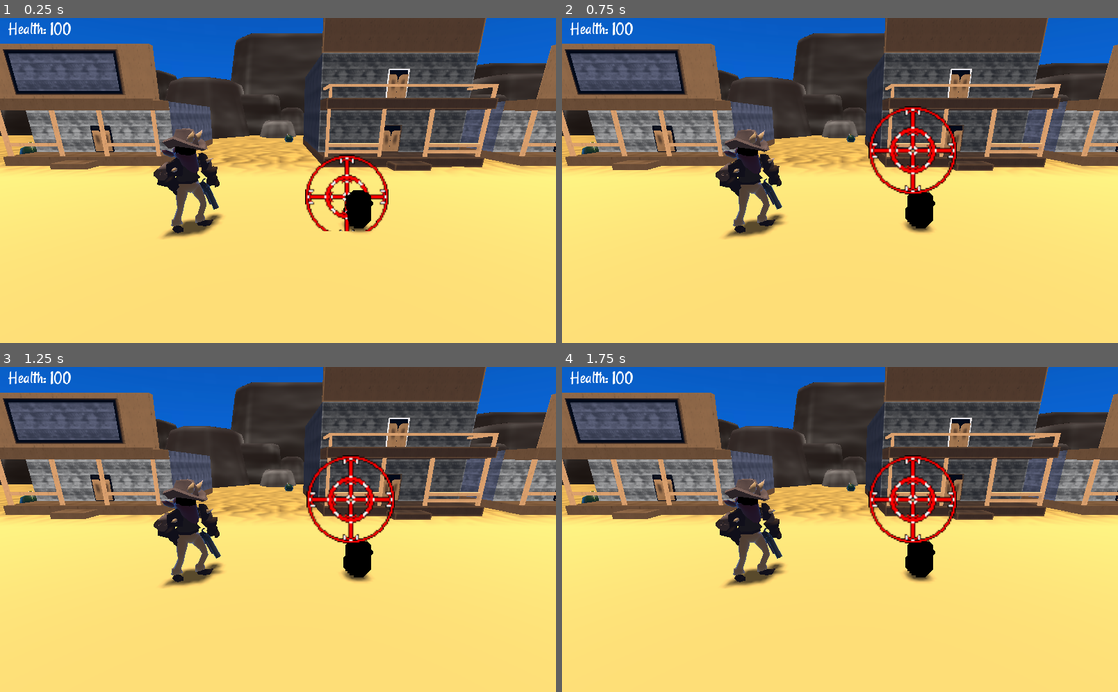
Above: before the commit, frames 1-4 (two rows, left to right).
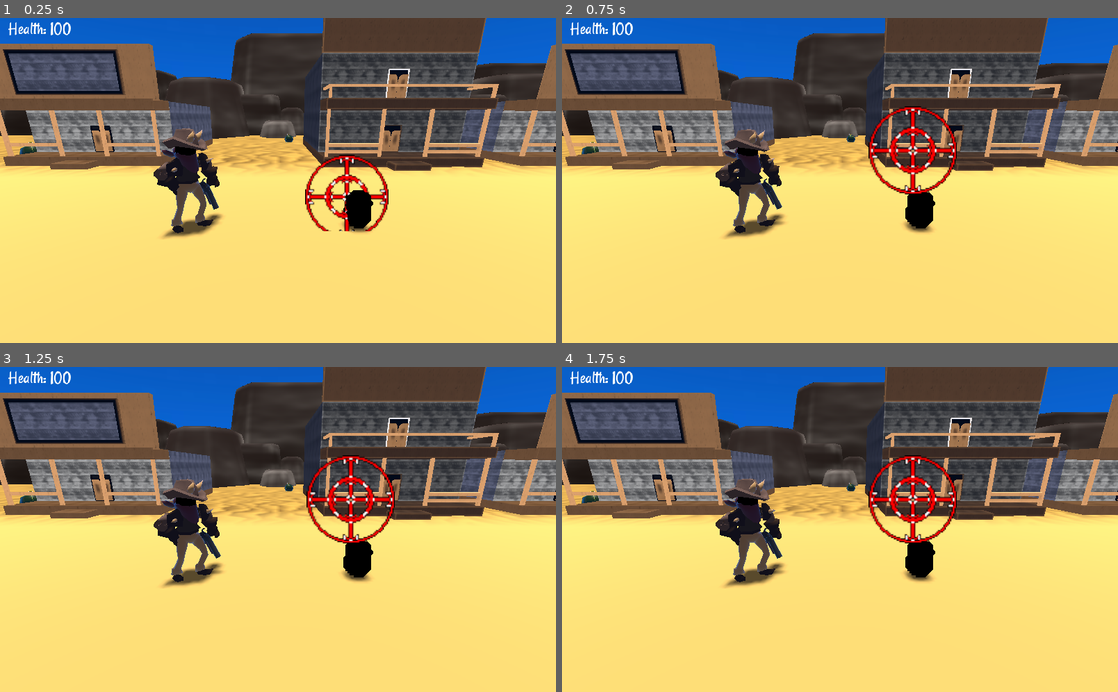
Above: after the commit, the same moments.

Repository: id-be/GMTK2022
Game: Godot game, scene res://Scenes/Town.tscn
The game is run twice, just before and just after one commit, with the same random seed, the same clock (stepped at 60 frames per second) and the same inputs. This scene is started directly instead of the project's main scene.
Inputs (mouse positions are in pixels of both pictures, inside the frame that each line leads up to):
- Up to frame 1 (0.25 s): no input
- Up to frame 2 (0.75 s): move the mouse to (962, 164) at 0.52 s; click (962, 164) at 0.6 s
- Up to frame 3 (1.25 s): no input
- Up to frame 4 (1.75 s): move the mouse to (728, 545) at 1.27 s; click (728, 545) at 1.35 s

Frame 1 is identical in both runs. In frame 2, less than 0.1% of the frame differs, in the area x 3-94%, y 35-47%; in frame 3, less than 0.1%; in frame 4, less than 0.1%.

Commit message:
added bullet loading

Diff:
--- a/Scenes/3DGuy.tscn
+++ b/Scenes/3DGuy.tscn
@@ -1,12 +1,15 @@
-[gd_scene load_steps=6 format=2]
+[gd_scene load_steps=8 format=2]
 
 [ext_resource path="res://Scenes/AcePlayer.tscn" type="PackedScene" id=1]
 [ext_resource path="res://Scripts/3DGuy.gd" type="Script" id=2]
 [ext_resource path="res://Assets/2D/Sprites/Defaults/Crosshair.png" type="Texture" id=3]
-[ext_resource path="res://Scenes/D6.tscn" type="PackedScene" id=4]
+[ext_resource path="res://Scenes/Presets/d6.tscn" type="PackedScene" id=4]
+[ext_resource path="res://Scripts/D6.gd" type="Script" id=5]
 
 [sub_resource type="CylinderShape" id=1]
 radius = 0.5
+
+[sub_resource type="PlaneMesh" id=2]
 
 [node name="3DGuy" type="Spatial"]
 transform = Transform( -4.37114e-08, 0, 1, 0, 1, 0, -1, 0, -4.37114e-08, 0, 0, 0 )
@@ -48,17 +51,34 @@
 
 [node name="AmmoLoad" type="Node" parent="."]
 
-[node name="D6-1" parent="AmmoLoad" instance=ExtResource( 4 )]
-transform = Transform( 1, 0, 0, 0, 1, 0, 0, 0, 1, 0, -22.6825, 0 )
+[node name="d6_1" parent="AmmoLoad" instance=ExtResource( 4 )]
+transform = Transform( 1, 0, 0, 0, 1, 0, 0, 0, 1, 6.074, -7, -17.663 )
+script = ExtResource( 5 )
 
 [node name="InAir" type="Node" parent="."]
 
 [node name="AmmoPool" type="Node" parent="."]
 
-[node name="D6-2" parent="AmmoPool" instance=ExtResource( 4 )]
-transform = Transform( 1, 0, 0, 0, 1, 0, 0, 0, 1, 0, -22.6825, 0 )
-visible = false
+[node name="d4" type="Node" parent="AmmoPool"]
+
+[node name="d6" type="Node" parent="AmmoPool"]
+
+[node name="d6_2" parent="AmmoPool/d6" instance=ExtResource( 4 )]
+transform = Transform( 1, 0, 0, 0, 1, 0, 0, 0, 1, 0, -7, -18.271 )
+
+[node name="d8" type="Node" parent="AmmoPool"]
+
+[node name="d10" type="Node" parent="AmmoPool"]
+
+[node name="d12" type="Node" parent="AmmoPool"]
+
+[node name="d20" type="Node" parent="AmmoPool"]
 
 [node name="Inventory" type="Node" parent="."]
 
+[node name="MeshInstance" type="MeshInstance" parent="."]
+transform = Transform( 28.7146, 0, 0, 0, 28.7146, 0, 0, 0, 28.7146, 0, -8, 0 )
+mesh = SubResource( 2 )
+material/0 = null
+
 [connection signal="timeout" from="ShotTimer" to="." method="_on_ShotTimer_timeout"]
--- a/Scripts/3DGuy.gd
+++ b/Scripts/3DGuy.gd
@@ -4,6 +4,8 @@
 var l := 0.0
 var last_child = null
 var going_up = null
+var my_boy = null
+var my_pool = null
 export var aimspeed = 10.0
 
 onready var gun_barrel = $GunBarrel
@@ -20,7 +22,7 @@
 		aim_curve.add_point(child.translation)
 		last_child = child.translation.y
 	$AimPath.set_curve(aim_curve)
-	print(last_child)
+#	print(last_child)
 
 func _physics_process(delta: float) -> void:
 	if !shooting:
@@ -48,25 +50,51 @@
 func randomize_crosshair():
 	pass
 
+func load_bullets(bullets):
+	for bullet in bullets:
+		match bullet:
+			"d4":
+				my_pool = $AmmoPool/d4
+			"d6":
+				my_pool = $AmmoPool/d6
+			"d8":
+				my_pool = $AmmoPool/d8
+			"d10":
+				my_pool = $AmmoPool/d10
+			"d12":
+				my_pool = $AmmoPool/d12
+			"d20":
+				my_pool = $AmmoPool/d20
+			_:
+				pass
+		my_boy = my_pool.get_child(0)
+		my_pool.remove_child(my_boy)
+		$AmmoPool.add_child(my_boy)
+		my_boy.set_owner($AmmoLoad)
+
 func shot_check():
 	if $Crosshair/CrossArea.get_overlapping_bodies().empty() != true:
 		shoot_dice()
 	$ShotTimer.start()
 
 func shoot_dice():
-
-	for die in ammo_load.get_children():
-		die.global_transform.origin = gun_barrel.global_transform.origin
-		die.linear_velocity = Vector3.ZERO
-		# Here is where we apply the force
-#		print($Crosshair.translation)
-		#var shot_dir = Vector3(5, 0,0)
-		#var shot_dir = Vector3($Crosshair/CrossArea.translation.z - gun_barrel.translation.z, $Crosshair/CrossArea.translation.y - gun_barrel.translation.y, 0)
-		var shot_dir = Vector3($Crosshair/CrossArea.global_transform.origin.x - gun_barrel.global_transform.origin.x, $Crosshair/CrossArea.global_transform.origin.y - gun_barrel.global_transform.origin.y, 0)
-		die.get_shot(shot_dir)
-		animator.set("parameters/conditions/isShooting", true)
-		#animator.set("parameters/conditions/isShooting", false)
-		#print(die.global_transform.origin)
+	if ammo_load.get_child_count() != 0:
+		for die in ammo_load.get_children():
+			die.global_transform.origin = gun_barrel.global_transform.origin
+			die.linear_velocity = Vector3.ZERO
+			# Here is where we apply the force
+	#		print($Crosshair.translation)
+			#var shot_dir = Vector3(5, 0,0)
+			#var shot_dir = Vector3($Crosshair/CrossArea.translation.z - gun_barrel.translation.z, $Crosshair/CrossArea.translation.y - gun_barrel.translation.y, 0)
+			var shot_dir = Vector3($Crosshair/CrossArea.global_transform.origin.x - \
+			gun_barrel.global_transform.origin.x, $Crosshair/CrossArea.global_transform.origin.y - \
+			gun_barrel.global_transform.origin.y, 0)
+			die.get_shot(shot_dir)
+			animator.set("parameters/conditions/isShooting", true)
+			#animator.set("parameters/conditions/isShooting", false)
+			#print(die.global_transform.origin)
+	else:
+		pass
 
 func _on_ShotTimer_timeout():
 	shooting = false
--- a/Scripts/BulletPicker.gd
+++ b/Scripts/BulletPicker.gd
@@ -42,7 +42,7 @@
 	]
 
 	total_pools = pools.size()
-	var my_pool = rando.randi_range(0, total_pools-1)
+	var my_pool = rando.randi_range(0, total_pools - 1)
 
 	cur_pool = pools[my_pool]
 	cur_pool[0].global_transform.origin = $DiePos1.global_transform.origin
